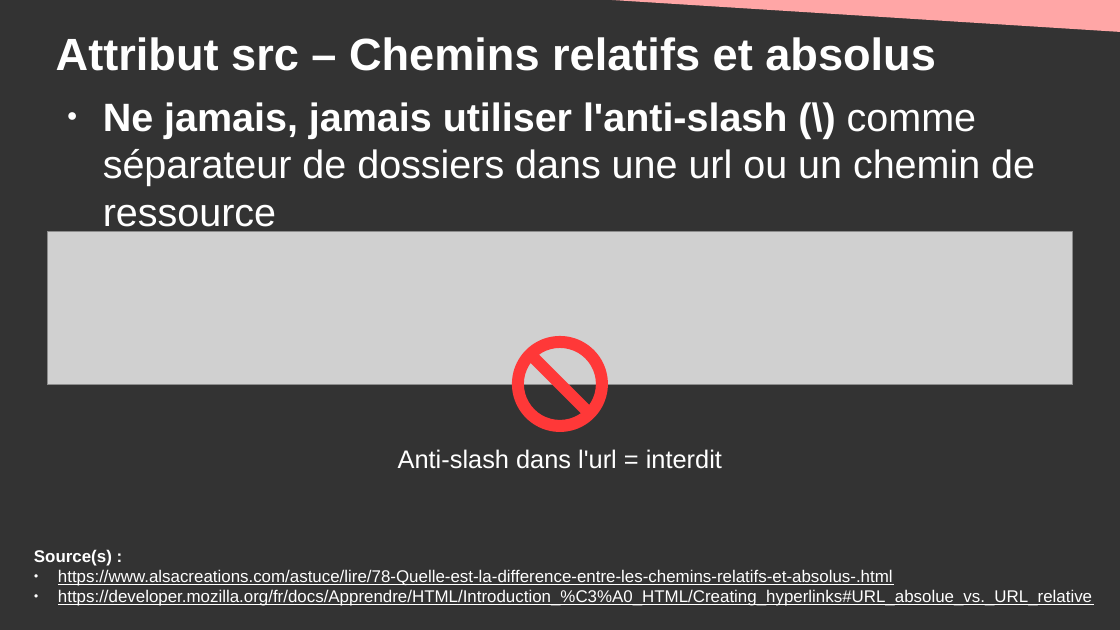
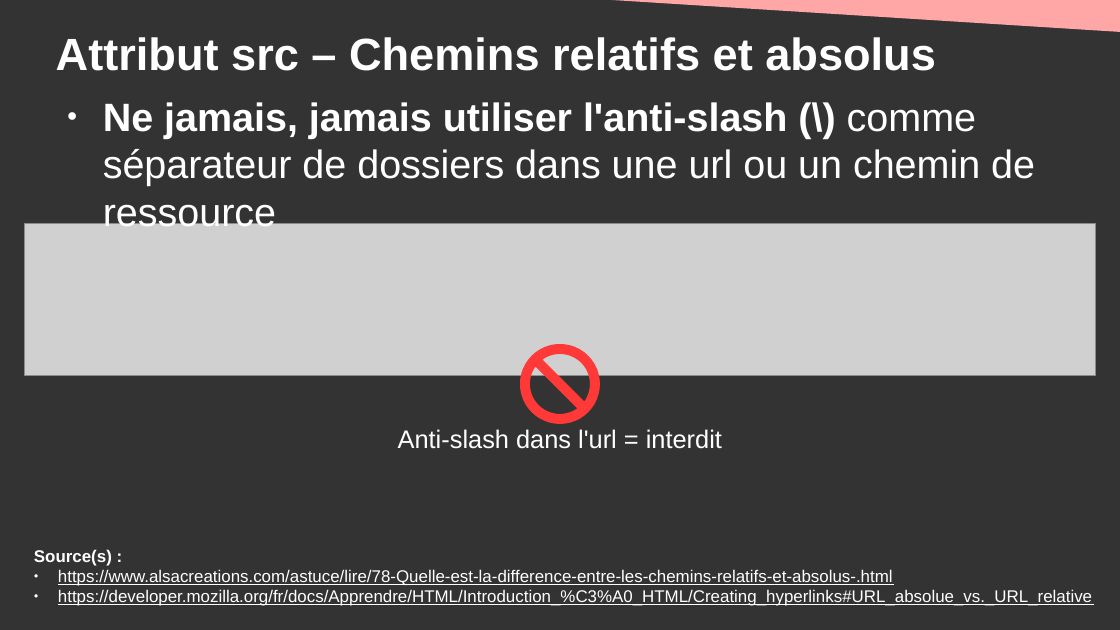
Before and after one commit to DanYellow/cours, a slide deck: slide 42 of integration-web-s1/travaux-pratiques/numero-1/presentation.odp. Drawn at 1120x630 pixels with LibreOffice and Linux fonts; fonts in the diff are those of the drawing; grey boxes stand for pictures. Boxes give left, top, right and bottom in pixels: in the first picture for what was removed or moved away, otherwise in the second. Text is boxed around its words. In the diff, an @@ line names an element or a change of style, - is before the commit and + after.

```diff
--- a/integration-web-s1/travaux-pratiques/numero-1/presentation.odp
+++ b/integration-web-s1/travaux-pratiques/numero-1/presentation.odp
@@ picture: place and size @@
-picture at (47,232,1073,384)
+picture at (24,224,1096,376)
@@ no-entry sign: place and size @@
-no-entry sign at (512,336,608,432)
+no-entry sign at (520,345,601,425)
@@ text "Anti-slash dans l'url = interdit": place and size @@
-text "Anti-slash dans l'url = interdit" at (398,449,722,469)
+text "Anti-slash dans l'url = interdit" at (398,429,722,449)
```
Also in this commit, not shown: 3 other slides changed, 1 other file.
